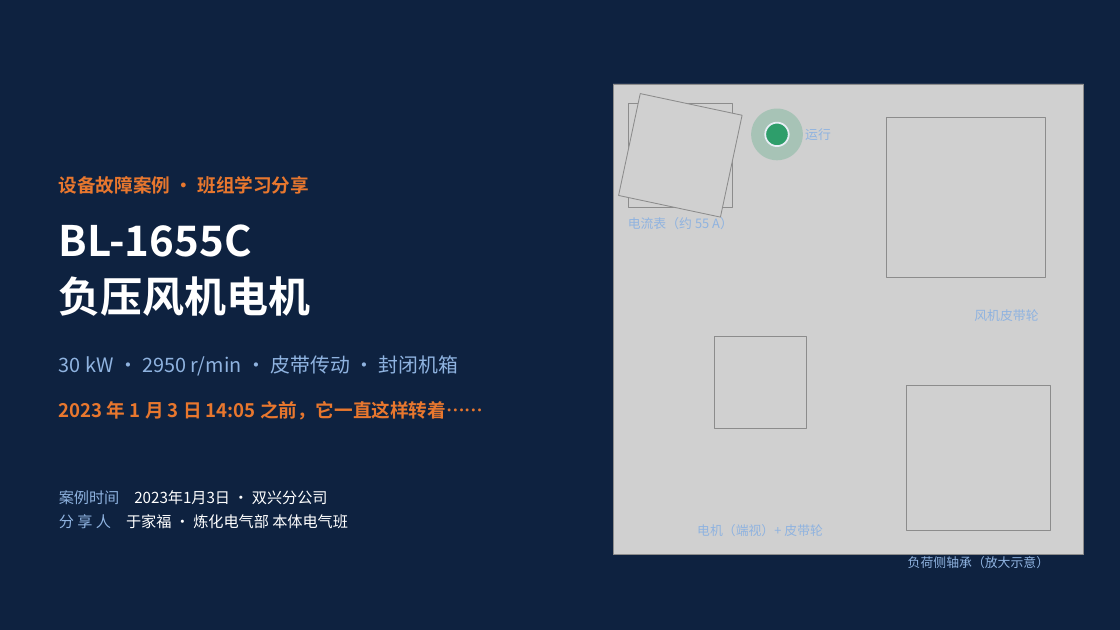
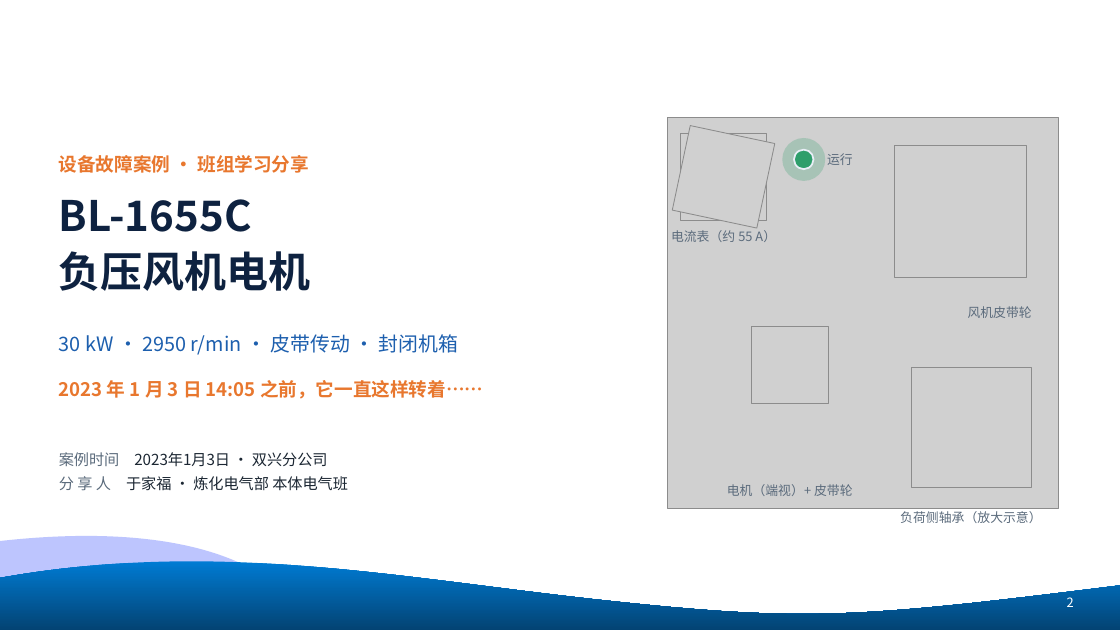
Before and after one commit to tdhvfrtz2r-netizen/YUGAFU, a slide deck: slide 2 of bearing_case_v2/out/bearing_case_v2.pptx. Drawn at 1120x630 pixels with LibreOffice and Linux fonts; fonts in the diff are those of the drawing; grey boxes stand for pictures; background and template pictures are left out. Boxes give left, top, right and bottom in pixels: in the first picture for what was removed or moved away, otherwise in the second. Text is boxed around its words. In the diff, an @@ line names an element or a change of style, - is before the commit and + after.

```diff
--- a/bearing_case_v2/out/bearing_case_v2.pptx
+++ b/bearing_case_v2/out/bearing_case_v2.pptx
@@ background #0E2240 to #FFFFFF @@
@@ picture: place and size @@
-picture at bbox=[613, 84, 1084, 555]
+picture at bbox=[668, 118, 1059, 508]
@@ picture: place and size @@
-picture at bbox=[619, 94, 742, 217]
+picture at bbox=[673, 126, 775, 228]
@@ picture: place and size @@
-picture at bbox=[628, 103, 733, 208]
+picture at bbox=[681, 134, 767, 220]
@@ ellipse: place and size @@
-ellipse at bbox=[751, 108, 803, 160]
+ellipse at bbox=[782, 138, 825, 181]
@@ text "运行": place and size @@
-text "运行" at bbox=[806, 122, 915, 147]
+text "运行" at bbox=[827, 153, 853, 165]
@@ picture: place and size @@
-picture at bbox=[886, 118, 1046, 277]
+picture at bbox=[895, 145, 1028, 278]
@@ ellipse: place and size @@
-ellipse at bbox=[765, 123, 789, 146]
+ellipse at bbox=[794, 150, 813, 169]
@@ text "BL-1655C": place and size @@
-text "BL-1655C" at bbox=[59, 224, 311, 316]
+text "BL-1655C" at bbox=[59, 199, 311, 291]
@@ text "BL-1655C" at bbox=[59, 199, 311, 291]: text colour #FFFFFF to #0E2240 @@
@@ text "电流表（约 55 A）": place and size @@
-text "电流表（约 55 A）" at bbox=[695, 215, 733, 229]
+text "电流表（约 55 A）" at bbox=[671, 227, 776, 242]
@@ picture: place and size @@
-picture at bbox=[714, 336, 807, 429]
+picture at bbox=[752, 327, 828, 403]
@@ text "风机皮带轮": place and size @@
-text "风机皮带轮" at bbox=[975, 302, 1101, 328]
+text "风机皮带轮" at bbox=[968, 306, 1032, 318]
@@ text "30 kW · 2950 r/min ..." at bbox=[59, 334, 458, 355]: text colour #8FB3E0 to #1D5FAE @@
@@ 3 texts: place and size @@
-3 texts at bbox=[59, 176, 483, 420]
+3 texts at bbox=[59, 155, 483, 399]
@@ picture: place and size @@
-picture at bbox=[907, 386, 1051, 530]
+picture at bbox=[912, 368, 1032, 488]
@@ text "案例时间 2023年1月3日 · 双兴分公司": place and size @@
-text "案例时间 2023年1月3日 · 双兴分公司" at bbox=[59, 490, 348, 529]
+text "案例时间 2023年1月3日 · 双兴分公司" at bbox=[59, 452, 348, 491]
@@ text "案例时间 2023年1月3日 · 双兴分公司" at bbox=[59, 452, 348, 491]: text colour #8FB3E0 to #5B6B7C in "案例时间", "分 享 人"; text colour #FFFFFF to #1C2733 in "2023年1月3日 · 双兴分公司", "于家福 · 炼化电气部 本体电气班" @@
@@ text colour #8FB3E0 to #5B6B7C in 5 elements at bbox=[968, 306, 1032, 318], bbox=[827, 153, 853, 165], bbox=[671, 227, 776, 242], bbox=[900, 508, 1041, 523], bbox=[727, 484, 853, 496] @@
@@ text "电机（端视）+ 皮带轮": place and size @@
-text "电机（端视）+ 皮带轮" at bbox=[660, 518, 861, 543]
+text "电机（端视）+ 皮带轮" at bbox=[727, 484, 853, 496]
@@ text "负荷侧轴承（放大示意）": place and size @@
-text "负荷侧轴承（放大示意）" at bbox=[908, 553, 1049, 568]
+text "负荷侧轴承（放大示意）" at bbox=[900, 508, 1041, 523]
@@ freeform shape added at bbox=[0, 536, 314, 630], fill #BDC5FE @@
@@ freeform shape added at bbox=[0, 561, 1120, 630], fill gradient #007BD3 to #034373 @@
@@ page number added at bbox=[1067, 597, 1074, 607], 11 pt, text #FFFFFF @@
+2
```
Also in this commit, not shown: 17 other slides changed, 7 other files.
